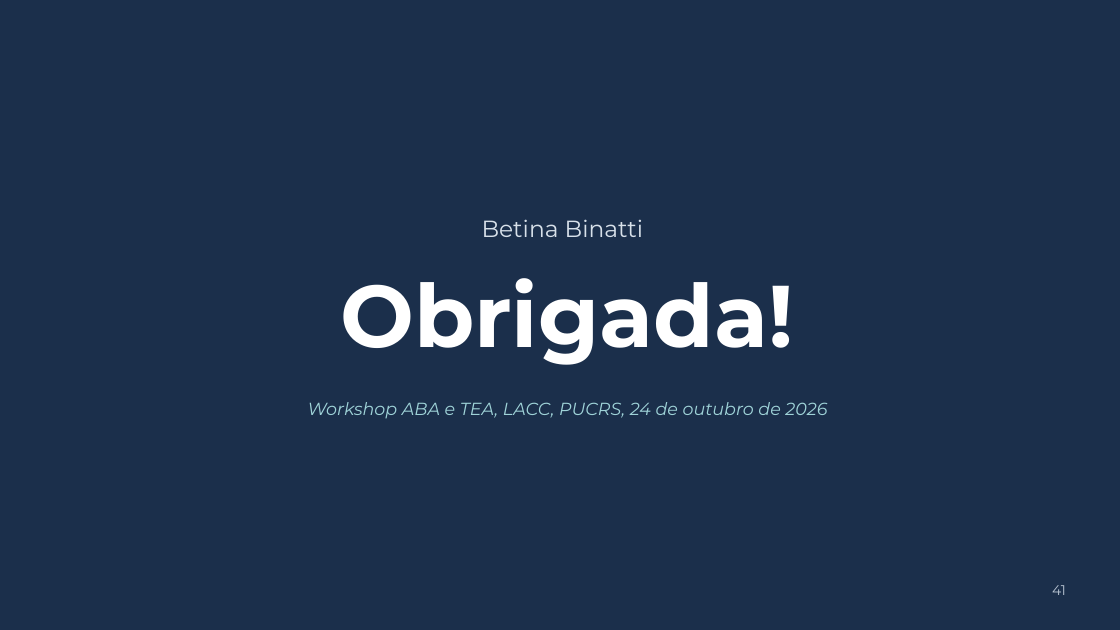
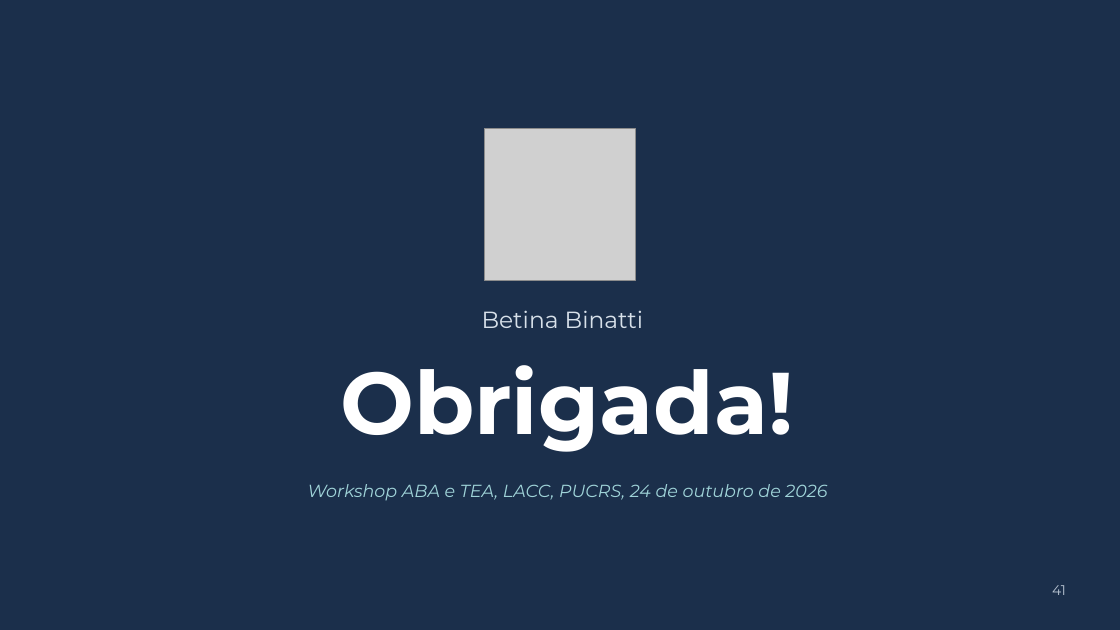
Before and after one commit to betinabinatti/CORE_WORKSHOP_ABA_TEA.md, a slide deck: slide 51 of workshop-aba-tea-lacc/apresentacao/Apresentacao_Workshop_ABA_TEA.pptx. Drawn at 1120x630 pixels with LibreOffice and Linux fonts; fonts in the diff are those of the drawing; grey boxes stand for pictures. Boxes give left, top, right and bottom in pixels: in the first picture for what was removed or moved away, otherwise in the second. Text is boxed around its words. In the diff, an @@ line names an element or a change of style, - is before the commit and + after.

```diff
--- a/workshop-aba-tea-lacc/apresentacao/Apresentacao_Workshop_ABA_TEA.pptx
+++ b/workshop-aba-tea-lacc/apresentacao/Apresentacao_Workshop_ABA_TEA.pptx
@@ picture added at (x1=484, y1=129, x2=636, y2=281) @@
@@ text "Betina Binatti" moved from (x1=482, y1=219, x2=643, y2=237) to (x1=482, y1=310, x2=643, y2=328) @@
@@ text "Obrigada!" moved from (x1=340, y1=278, x2=793, y2=365) to (x1=340, y1=365, x2=793, y2=452) @@
@@ text "Workshop ABA e TEA, LACC, ..." moved from (x1=308, y1=402, x2=827, y2=419) to (x1=308, y1=484, x2=827, y2=501) @@
```
Also in this commit, not shown: 2 other slides changed, 9 other files.
